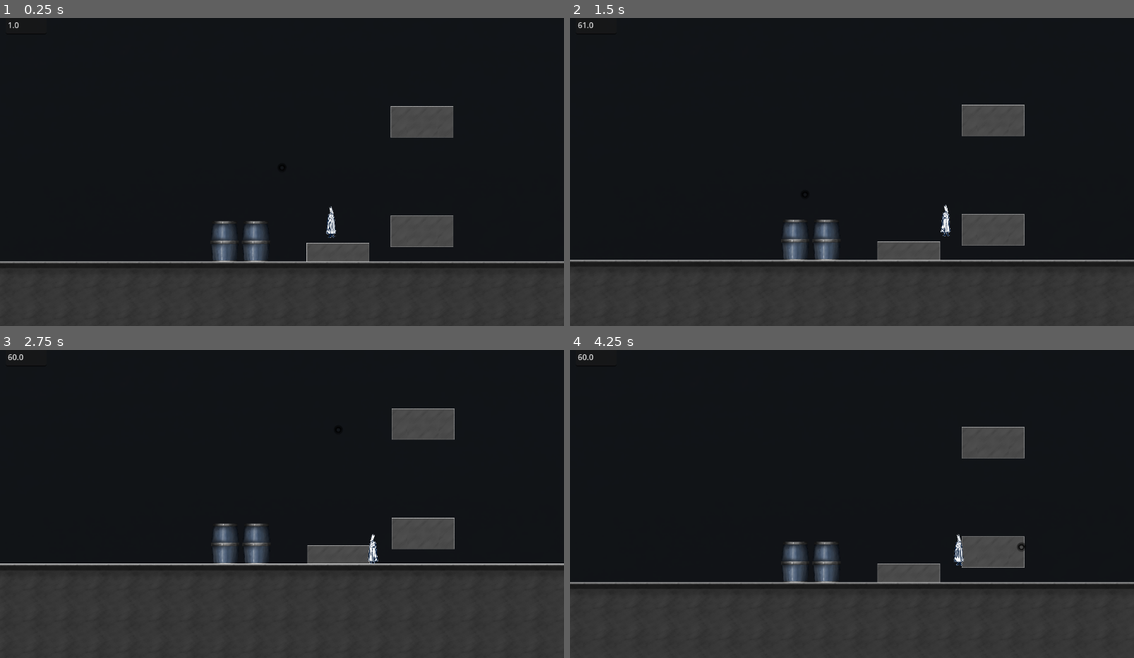
Above: before the commit, frames 1-4 (two rows, left to right).
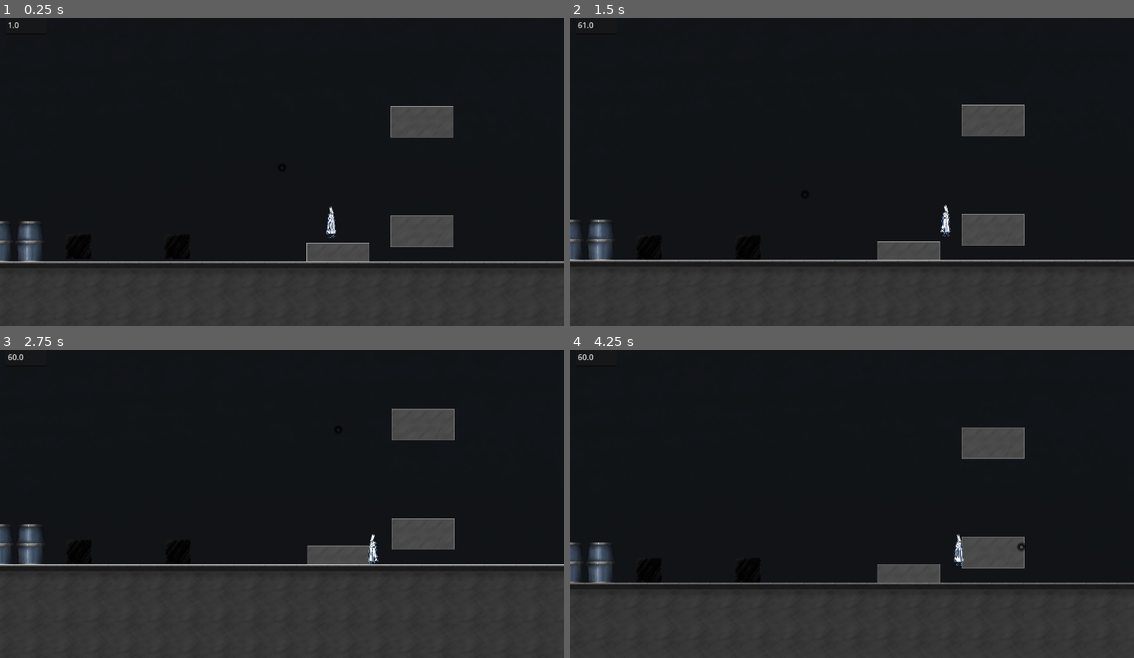
Above: after the commit, the same moments.

Repository: lotseven/wacoWorld
Game: Godot game, scene res://testingScenes/gunTest.tscn
Two runs of this game, one before a commit and one after it. Both use one fixed random seed, a clock stepped at 60 frames per second and the inputs below.
Inputs (mouse positions are in pixels of both pictures, inside the frame that each line leads up to):
- Up to frame 1 (0.25 s): no input
- Up to frame 2 (1.5 s): move the mouse to (976, 150) at 0.52 s; press the mouse at (976, 150) at 0.53 s; hold D (right) 0.53-1.25 s; tap W (jump) at 0.77 s; release the mouse at (976, 150) at 1.25 s; drag from (739, 184) to (936, 215) at 1.27 s
- Up to frame 3 (2.75 s): move the mouse to (338, 430) at 2.02 s; press the mouse at (338, 430) at 2.03 s; hold A (left) from 2.03 s (still down)
- Up to frame 4 (4.25 s): release A (left) at 2.75 s; release the mouse at (908, 430) at 2.75 s; tap Enter at 2.75 s; drag from (823, 562) to (682, 451) at 2.77 s; tap Space at 3.5 s; move the mouse to (1021, 547) at 3.52 s; hold D (right) from 3.53 s (still down); hold Q (recall) from 3.53 s (still down); tap W (jump) at 3.77 s; click (1021, 547) at 3.8 s

The runs differ from the first frame. In frame 1, 1.7% of the frame differs, in the area x 0-48%, y 65-80%; in frame 2, 1.7%; in frame 3, 2.6%, in the area x 0-100%, y 18-71%; in frame 4, 2.3%.

Commit message:
gonna do art and go 2 bed

Diff:
--- /dev/null
+++ b/player/magnetMechanics/magObjs/testCube/testCube.gd
@@ -0,0 +1,4 @@
+extends genPurposeMagnetable
+
+func _ready():
+	super._ready()
--- /dev/null
+++ b/player/magnetMechanics/magObjs/testCube/testCube.tscn
@@ -0,0 +1,18 @@
+[gd_scene load_steps=4 format=3 uid="uid://gyel38ppq8ej"]
+
+[ext_resource type="Script" uid="uid://gx4s1mrk6t2x" path="res://player/magnetMechanics/magObjs/testCube/testCube.gd" id="1_mjcd1"]
+[ext_resource type="Texture2D" uid="uid://b6aqs85ugswwk" path="res://placeholderArt/ui assets/black square.png" id="2_wvv43"]
+
+[sub_resource type="RectangleShape2D" id="RectangleShape2D_2adqc"]
+size = Vector2(102, 102)
+
+[node name="testCube" type="RigidBody2D"]
+gravity_scale = 0.0
+script = ExtResource("1_mjcd1")
+
+[node name="looks" type="Sprite2D" parent="."]
+scale = Vector2(0.1, 0.1)
+texture = ExtResource("2_wvv43")
+
+[node name="hitbox" type="CollisionShape2D" parent="."]
+shape = SubResource("RectangleShape2D_2adqc")
--- a/player/magnetMechanics/utility/genPurposeMagnetable.gd
+++ b/player/magnetMechanics/utility/genPurposeMagnetable.gd
@@ -3,10 +3,12 @@
 var mag = preload("res://player/magnetMechanics/utility/magnet.tscn")
 var origPos # original position of the staticDetector
 var origRot # original rotation of the staticDetector
+var groups = []
 
 func _ready() -> void:
 	origPos = self.position
 	origRot = self.rotation_degrees
+	SignalBus.connect("groupingHasChanged", Callable(self, 'groupingChange'))
 
 func magAtch(pos, angle):
 	var newMag = mag.instantiate()
@@ -19,3 +21,8 @@
 	newMag.atch = self
 	self.add_child(newMag)
 	MagnetContainer.magList.append(newMag)
+
+func groupingHasChanged():
+	for node in get_children():
+		if node is magnet:
+			groups = node.groups # MAKE IT SO THAT MAGOBJS CAN ONLY HAVE 1 MAGNET
--- a/player/magnetMechanics/utility/magManager.gd
+++ b/player/magnetMechanics/utility/magManager.gd
@@ -26,9 +26,9 @@
 var recallSoundTracker # dont worry about this little variable :)
 
 var groupingClicked = false
-var currentMag # keeps track of currently selected magnet so that we can tell when a new one is selected
 var numOfGroups = 0
 var maxGroups = 3
+
 func _ready() -> void:
 	SignalBus.connect("createMagnet", Callable(self, "handleMagnetCreation")) # connection ...
 	SignalBus.connect("magnetButtonClick", Callable(self, "handleMagClicks")) # connection ...
@@ -133,7 +133,6 @@
 	if recallSoundTracker:
 		FxManager.playFx(createDeleteSFX)
 
-
 func manageGroupingMode(): # goes in and out of aiming mode
 	if Input.is_action_just_pressed('group'):
 		groupMode = true
@@ -143,13 +142,12 @@
 		SignalBus.emit_signal('switchToGrouping', false)
 
 func handleGrouping():
-	if Input.is_action_just_pressed('lClick') and numOfGroups < maxGroups:
+	if Input.is_action_just_pressed('lClick'):
 		groupingClicked = true
-		numOfGroups += 1
+		if selMag: numOfGroups += 1
+	if groupingClicked and selMag and numOfGroups < maxGroups + 1: # so if youve clicked or hovered on a new magnet
+		if !selMag.groups.has(numOfGroups):
+			selMag.groups.append(numOfGroups)
 	if Input.is_action_just_released('lClick'):
 		groupingClicked = false
 		SignalBus.emit_signal('groupingHasChanged')
-	if groupingClicked and selMag and currentMag != selMag: # so if youve clicked or hovered on a new magnet
-		currentMag = selMag
-		if !selMag.groups.has(numOfGroups):
-			selMag.groups.append(numOfGroups)
--- a/testingScenes/gunTest.tscn
+++ b/testingScenes/gunTest.tscn
@@ -8,12 +8,13 @@
 [ext_resource type="Texture2D" uid="uid://cfv3ainmh5rex" path="res://placeholderArt/environment/simpleTileset.png" id="5_xmdjq"]
 [ext_resource type="PackedScene" uid="uid://bdt41dvdc4ke4" path="res://backgroundPlaxes/black.tscn" id="6_0sxee"]
 [ext_resource type="PackedScene" uid="uid://c0vtalplyw67a" path="res://decor/barrel.tscn" id="7_fg517"]
+[ext_resource type="PackedScene" uid="uid://gyel38ppq8ej" path="res://player/magnetMechanics/magObjs/testCube/testCube.tscn" id="9_5mqyj"]
 
 [sub_resource type="TileSetAtlasSource" id="TileSetAtlasSource_js0i0"]
 texture = ExtResource("2_xmdjq")
 0:0/size_in_atlas = Vector2i(8, 8)
 0:0/0 = 0
-0:0/0/physics_layer_0/polygon_0/points = PackedVector2Array(64, -64, 64, 64, -64, 64, -64, -60)
+0:0/0/physics_layer_0/polygon_0/points = PackedVector2Array(64, -64, 64, 64, -64, 64, -64, -64)
 0:8/size_in_atlas = Vector2i(8, 8)
 0:8/0 = 0
 0:8/0/physics_layer_0/polygon_0/points = PackedVector2Array(-64, -64, 64, -64, 64, 64, -64, 64)
@@ -146,12 +147,24 @@
 [node name="Barrel" parent="." instance=ExtResource("7_fg517")]
 z_index = 0
 z_as_relative = false
-position = Vector2(-871, 776)
+position = Vector2(-1666, 776)
 
 [node name="Barrel2" parent="." instance=ExtResource("7_fg517")]
 z_index = 0
 z_as_relative = false
-position = Vector2(-743, 776)
+position = Vector2(-1794, 776)
 
 [node name="player" parent="." instance=ExtResource("1_w8u4r")]
 position = Vector2(-435, 704)
+
+[node name="testCube" parent="." instance=ExtResource("9_5mqyj")]
+position = Vector2(-1469, 815)
+collision_layer = 8
+collision_mask = 2
+gravity_scale = 1.0
+
+[node name="testCube2" parent="." instance=ExtResource("9_5mqyj")]
+position = Vector2(-1065, 815)
+collision_layer = 8
+collision_mask = 2
+gravity_scale = 1.0
Not shown, changed: player/magnetMechanics/magObjs/spinnyThing/spinnyThingRig.gd.uid
Not shown: 2 places in player/magnetMechanics/magObjs/spinnyThing/spinnyThingRig.tscn that only renumber resources
Not shown, added: player/magnetMechanics/magObjs/testCube/testCube.gd.uid
Not shown: 1 places in testingScenes/gunTest.tscn that only renumber resources
